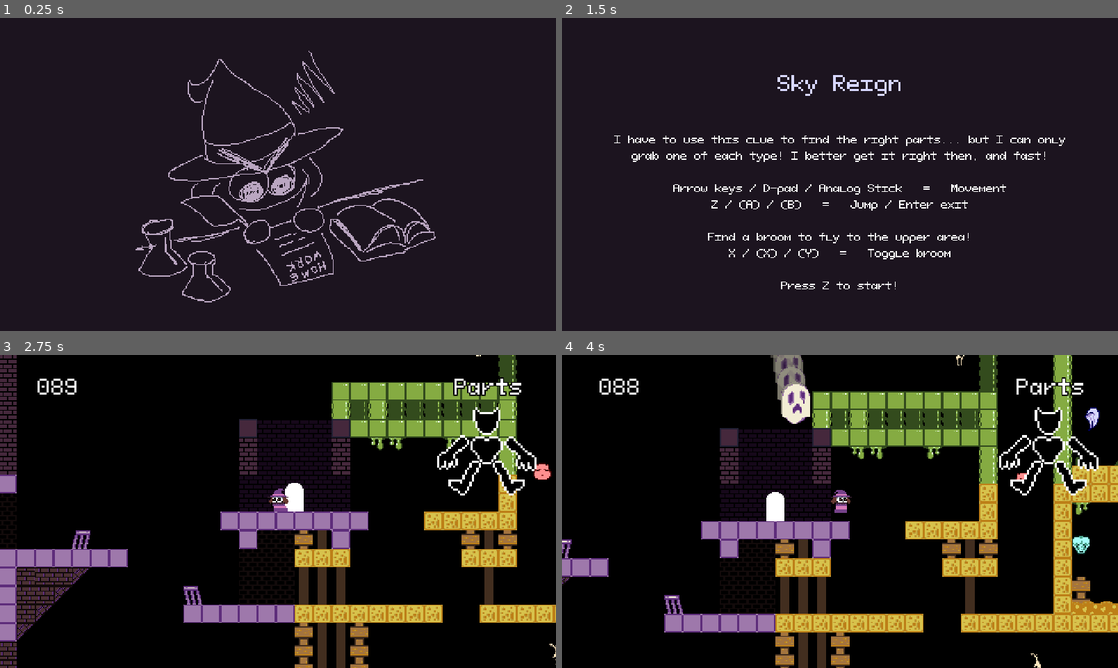
Above: before the commit, frames 1-4 (two rows, left to right).
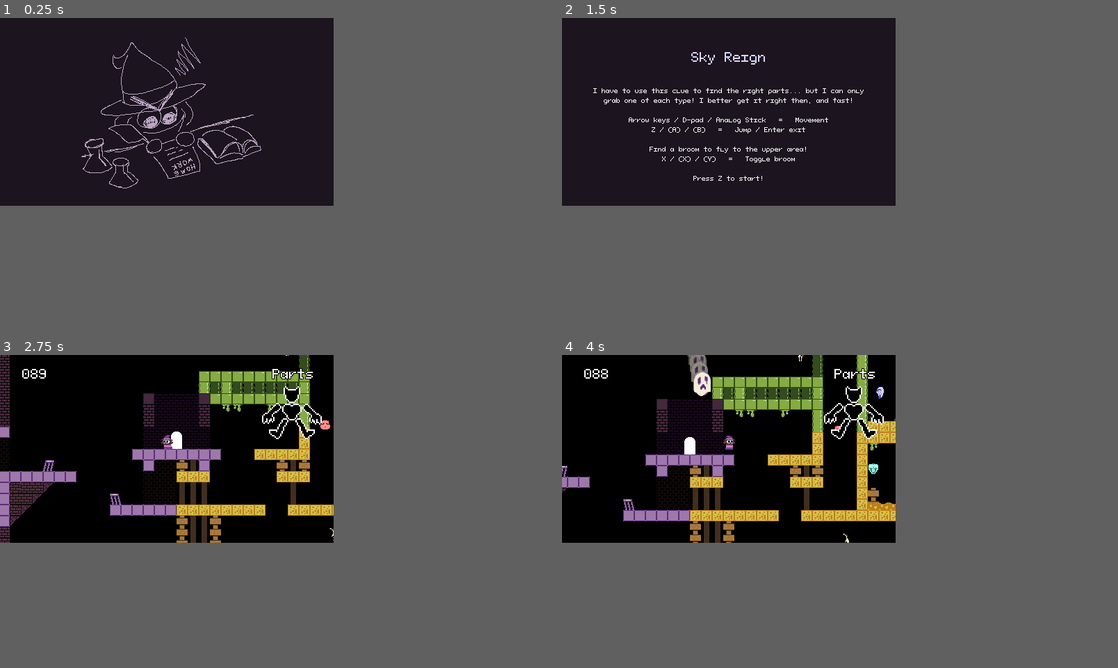
Above: after the commit, the same moments.

Repository: vitimesthree/LD55
Game: Godot game, scene res://screens/opening.tscn
Two runs of this game, one before a commit and one after it. Both use one fixed random seed, a clock stepped at 60 frames per second and the inputs below.
Inputs:
- Up to frame 1 (0.25 s): no input
- Up to frame 2 (1.5 s): tap Enter at 0.5 s; hold X (broom) 0.53-1.28 s; hold Right (move_right) from 0.53 s (still down); tap Z (jump) at 0.77 s; tap Space at 1.25 s; tap X (broom) at 1.35 s
- Up to frame 3 (2.75 s): tap Z (jump) at 1.52 s; release Right (move_right) at 2.03 s; hold Left (move_left) from 2.03 s (still down); hold X (broom) from 2.03 s (still down)
- Up to frame 4 (4 s): release Left (move_left) at 2.78 s; release X (broom) at 2.78 s; hold Right (move_right) from 2.78 s (still down); tap X (broom) at 2.85 s; tap Z (jump) at 3.02, 3.77 s; hold X (broom) from 3.53 s (still down)
The window is 800x450 before the commit and 480x270 after it. Grey fills any space a smaller window leaves; there, only what the larger window draws over its background counts as a difference.

The runs differ from the first frame. In frame 1, 4.2% of the frame differs, in the area x 14-79%, y 6-91%; in frame 2, 3.5%; in frame 3, 33%; in frame 4, 36%, in the area x 0-100%, y 0-100%.

Commit message:
Add window sizing and fullscreen toggle

Diff:
--- a/global.gd
+++ b/global.gd
@@ -5,6 +5,11 @@
 var required_demon: String = ''
 var score : int = 0
 var demon_hex = "ffffff"
+
+@onready var window_size: Vector2 = get_window().size
+var window_scale: int = 1
+const max_scale: int = 4
+var is_fullscreen: bool = false
 
 # Parts stored as mini-arrays [0,1]
 # 0 is the part type (head, body, etc)
@@ -26,5 +31,16 @@
 func _input(event):
 	if event.is_action_pressed("quit"):
 		get_tree().quit()
+	if event.is_action_pressed("window_size"):
+		if window_scale < max_scale:
+			window_scale = window_scale + 1
+		else:
+			window_scale = 1
+		get_window().size = window_size * window_scale
 	if event.is_action_pressed("fullscreen"):
-		DisplayServer.window_set_mode(DisplayServer.WINDOW_MODE_EXCLUSIVE_FULLSCREEN)
+		if is_fullscreen:
+			DisplayServer.window_set_mode(DisplayServer.WINDOW_MODE_WINDOWED)
+			is_fullscreen = false
+		else:
+			DisplayServer.window_set_mode(DisplayServer.WINDOW_MODE_EXCLUSIVE_FULLSCREEN)
+			is_fullscreen = true
--- a/project.godot
+++ b/project.godot
@@ -24,8 +24,6 @@
 
 window/size/viewport_width=480
 window/size/viewport_height=270
-window/size/window_width_override=960
-window/size/window_height_override=540
 window/stretch/mode="viewport"
 window/stretch/scale_mode="integer"
 
@@ -86,6 +84,11 @@
 , Object(InputEventKey,"resource_local_to_scene":false,"resource_name":"","device":-1,"window_id":0,"alt_pressed":false,"shift_pressed":false,"ctrl_pressed":false,"meta_pressed":false,"pressed":false,"keycode":0,"physical_keycode":4194342,"key_label":0,"unicode":0,"echo":false,"script":null)
 ]
 }
+window_size={
+"deadzone": 0.5,
+"events": [Object(InputEventKey,"resource_local_to_scene":false,"resource_name":"","device":-1,"window_id":0,"alt_pressed":false,"shift_pressed":false,"ctrl_pressed":false,"meta_pressed":false,"pressed":false,"keycode":0,"physical_keycode":4194343,"key_label":0,"unicode":0,"echo":false,"script":null)
+]
+}
 quit={
 "deadzone": 0.5,
 "events": [Object(InputEventKey,"resource_local_to_scene":false,"resource_name":"","device":-1,"window_id":0,"alt_press …(182 unchanged characters)…
